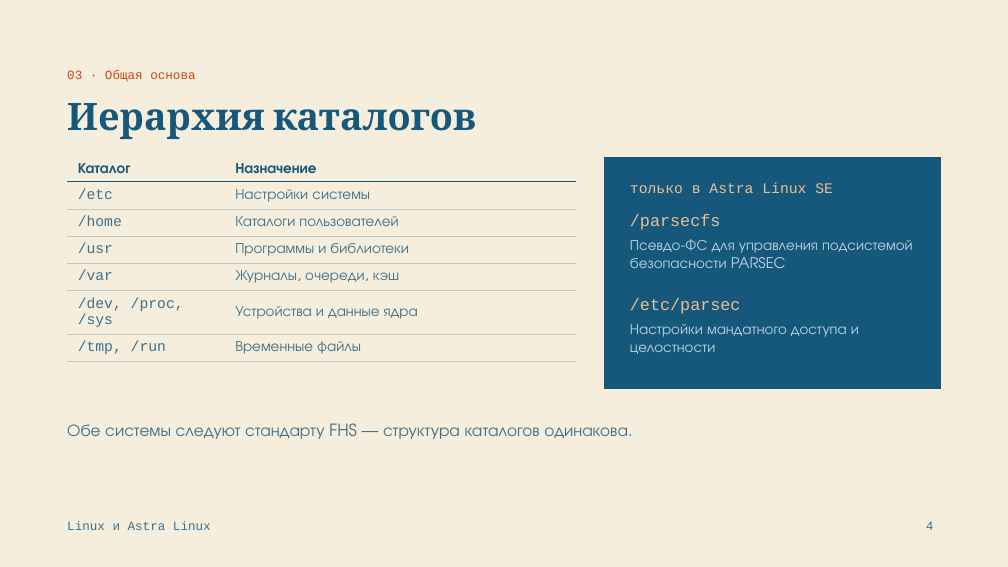
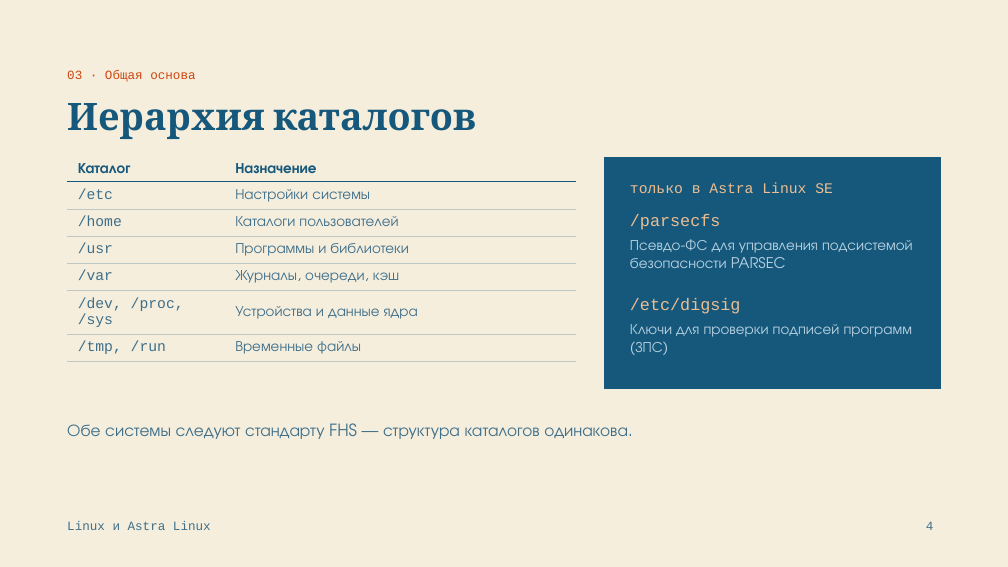
Before and after one commit to bytiki/gazyava, a slide deck: slide 4 of linux-vs-astra-linux-fs.pptx. Drawn at 1008x567 pixels with LibreOffice and Linux fonts; fonts in the diff are those of the drawing. Boxes give left, top, right and bottom in pixels: in the first picture for what was removed or moved away, otherwise in the second. Text is boxed around its words. In the diff, an @@ line names an element or a change of style, - is before the commit and + after.

```diff
--- a/linux-vs-astra-linux-fs.pptx
+++ b/linux-vs-astra-linux-fs.pptx
@@ text at (x1=630, y1=298, x2=741, y2=314): text changed @@
-/etc/parsec
+/etc/digsig
@@ text at (x1=630, y1=324, x2=912, y2=352): text changed @@
-Настройки мандатного доступа и целостности
+Ключи для проверки подписей программ (ЗПС)
```
Also in this commit, not shown: 2 other slides changed.
